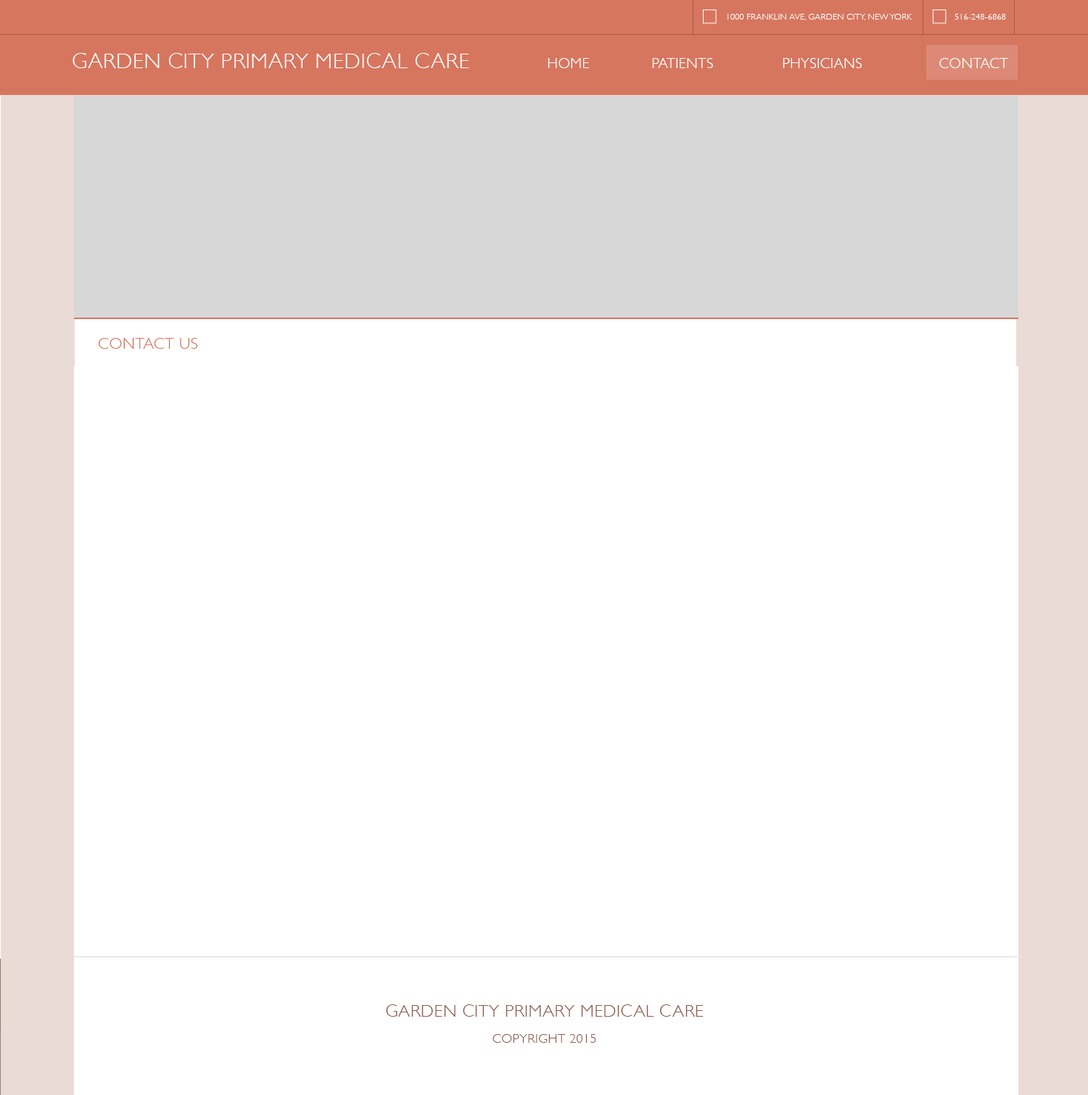
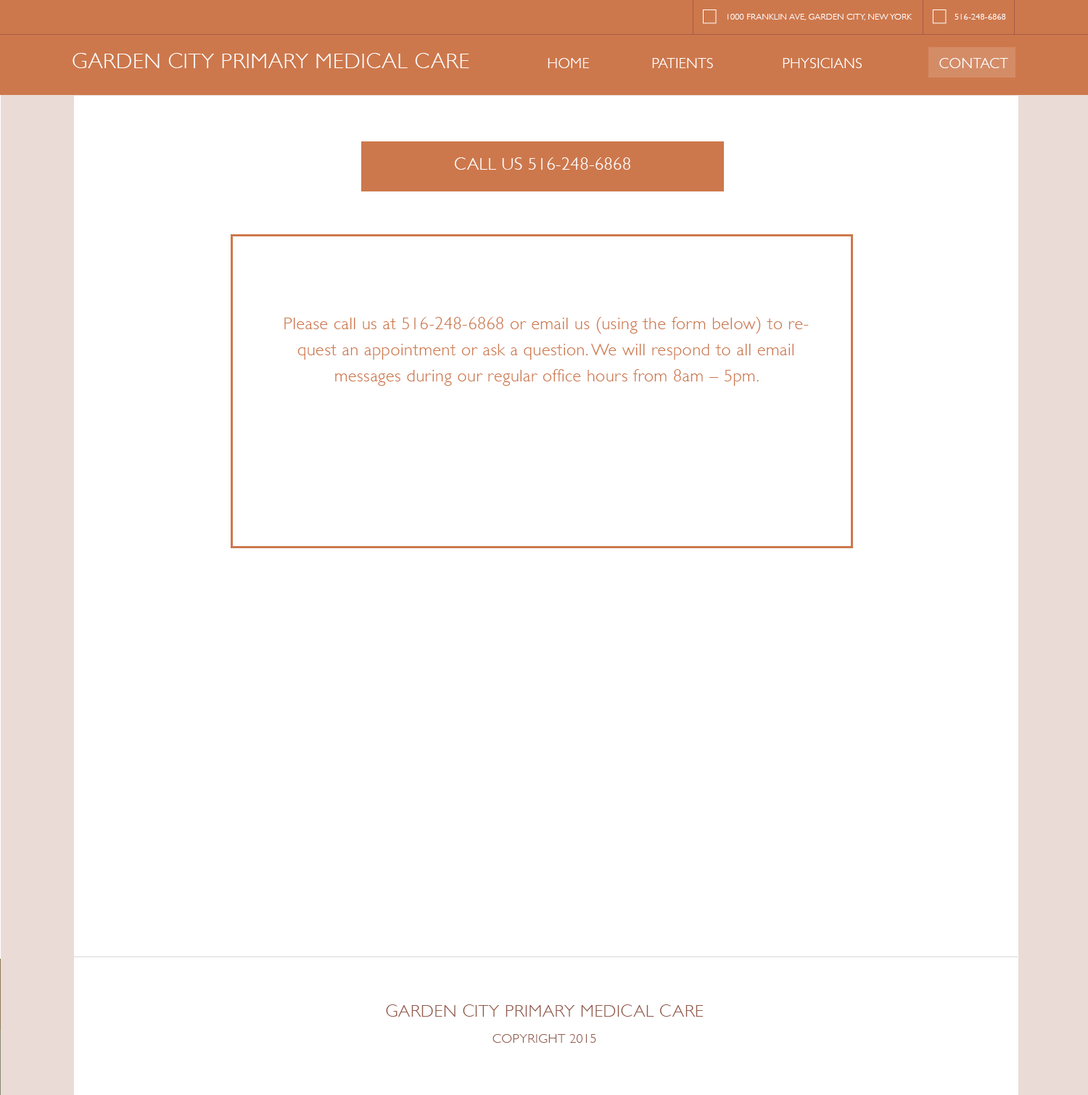
Revision of a layered 1088px x 1095px image; what changed, layer by layer:
removed layer "Contact Us" from group "Header" over 97, 337, 198, 349
added layer "call Us 516-248-6868" in group "Header" over 454, 157, 631, 170
added layer "Rectangle 15" in group "Header" over 361, 141, 724, 192
added layer "Please call us at 516-248-6868 or email us (using the form belo" in group "Header" over 284, 316, 809, 386
added layer "Rectangle 16" in group "Header" over 230, 234, 853, 549
painted on "Rectangle 6" over 926, 44, 1018, 80
removed layer "Rectangle 9" (2nd of 2) over 73, 317, 1019, 320
hid group "Header Image" (2 layers) over 73, 95, 1019, 318
painted on "Rectangle 14" over 73, 95, 1019, 367
